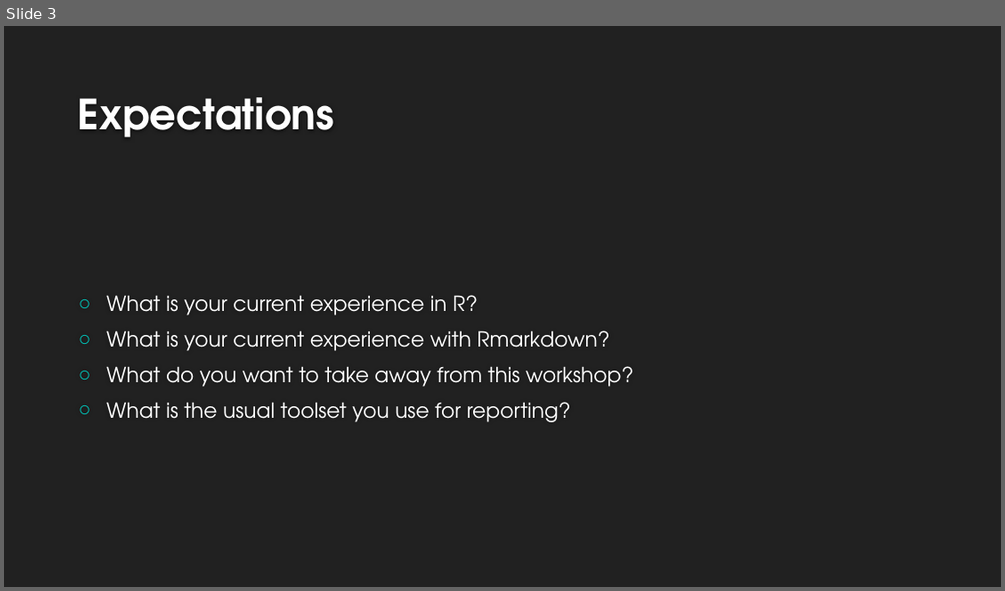
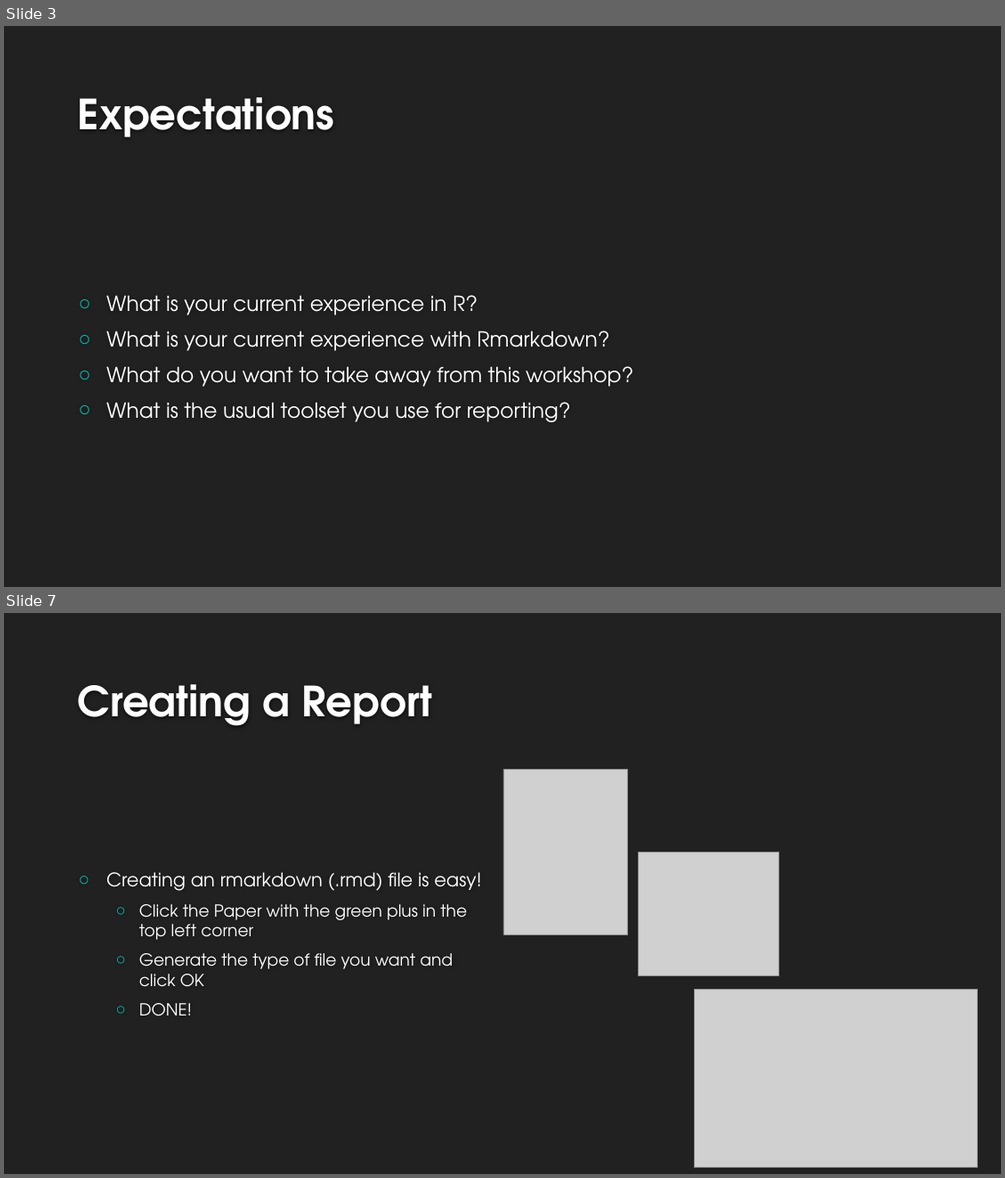
Before and after one commit to nhs-r-community/intro_rmd, a slide deck: Intro to Rmarkdown.pptx. Shown one above the other, each under a label of ours: slide 3 before the commit, slides 3 and 7 after it; the slides between them are not shown. The pictures are 1005x591 and 1005x1178 pixels, drawn with LibreOffice and Linux fonts; fonts in the diff are those of the drawing; grey boxes stand for pictures; background and template pictures are left out. Boxes give left, top, right and bottom in pixels: in the first picture for what was removed or moved away, otherwise in the second. Text is boxed around its words. In the diff, an @@ line names an element or a change of style, - is before the commit and + after.

Commit message:
Adding img folder with images for powerpoint and powerpoint update

```diff
--- a/Intro to Rmarkdown.pptx
+++ b/Intro to Rmarkdown.pptx
@@ slide 7 added at [4, 613, 1001, 1174], background #212121 @@
@@ title added at [78, 684, 433, 726], 40 pt, text #FEFEFE, bold @@
+Creating a Report
@@ picture added at [503, 770, 628, 934] @@
@@ picture added at [639, 852, 778, 976] @@
@@ text added at [106, 872, 482, 1016], 16 pt, text #FFFFFF @@
+○ Creating an rmarkdown (.rmd) file is easy!
+  ○ Click the Paper with the green plus in the top left corner
+  ○ Generate the type of file you want and click OK
+  ○ DONE!
@@ picture added at [695, 989, 978, 1167] @@
```
Also in this commit, not shown: 10 slides changed, 3 other slides added, 1 slide removed, 14 other files.
